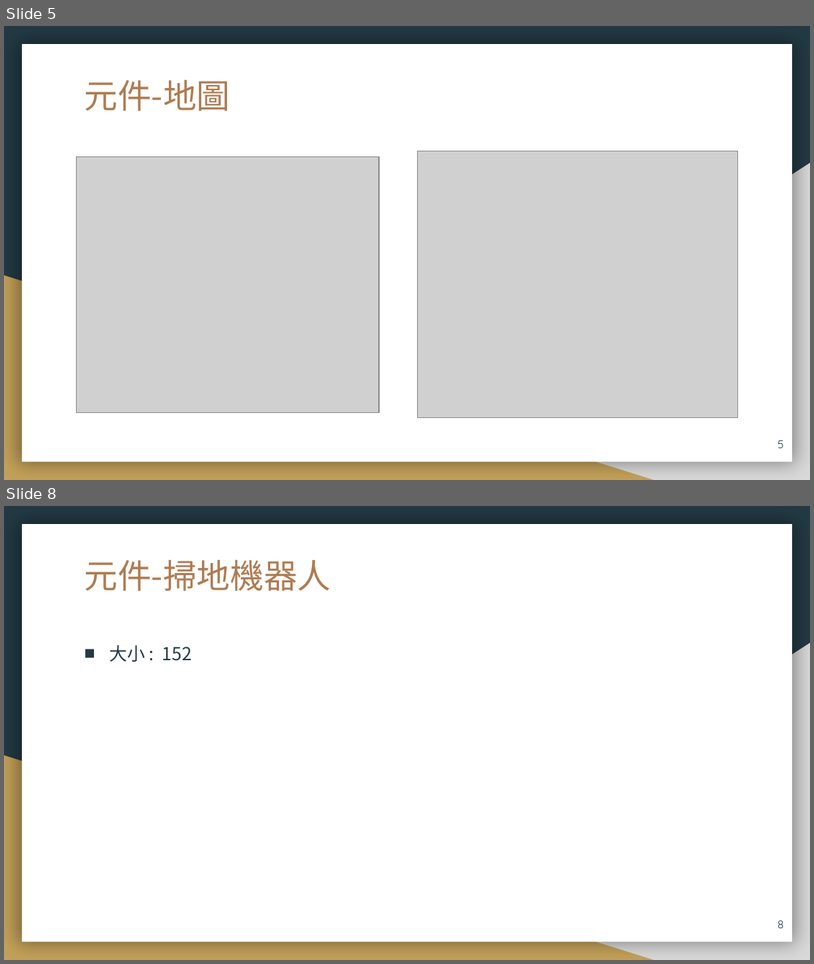
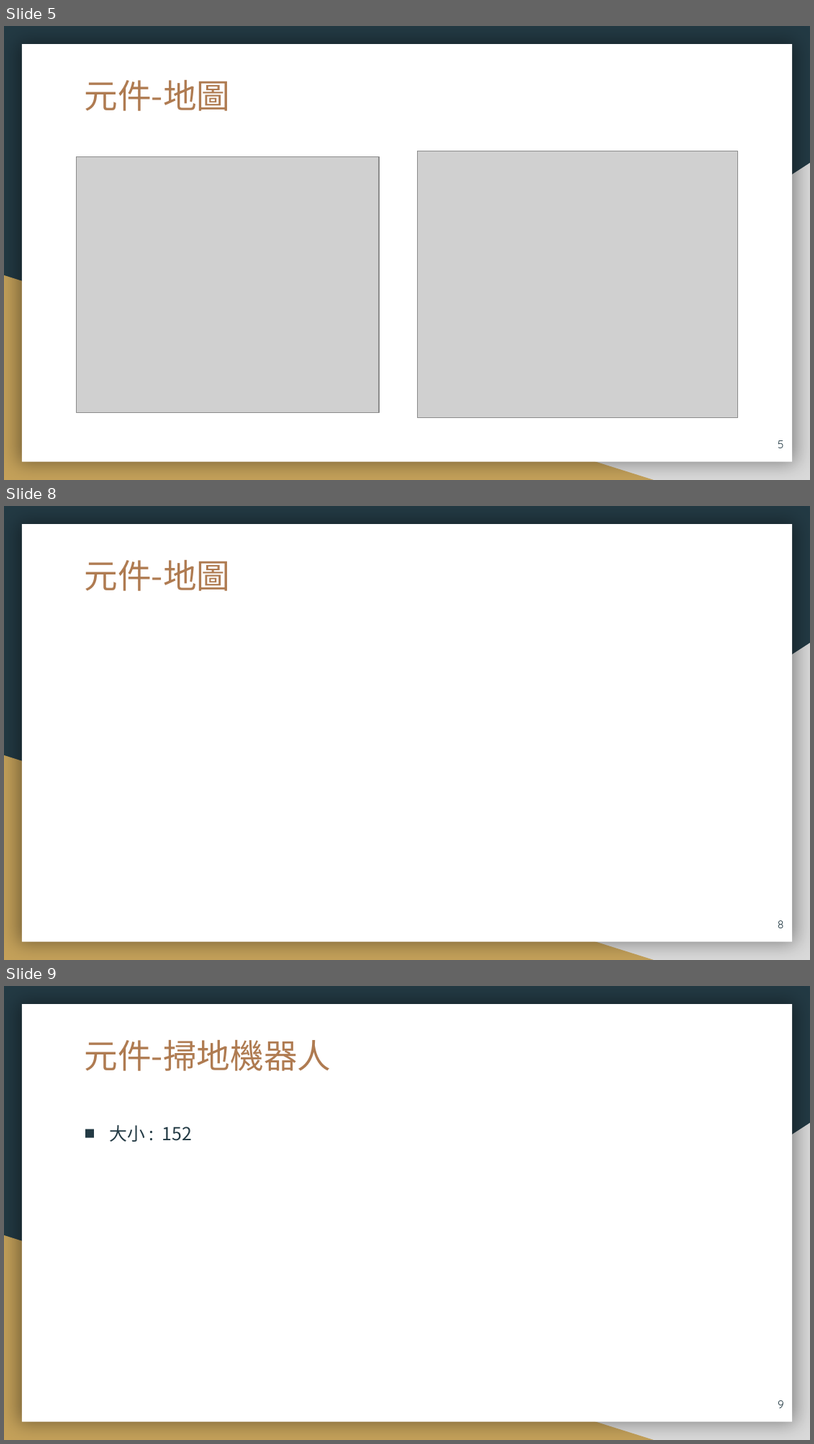
Before and after one commit to 106971001/AI, a slide deck: AI_Filnal_ppt.pptx. Shown one above the other, each under a label of ours: slides 5 and 8 before the commit, slides 5, 8 and 9 after it; the slides between them are not shown. The pictures are 814x964 and 814x1444 pixels, drawn with LibreOffice and Linux fonts; fonts in the diff are those of the drawing; grey boxes stand for pictures. Boxes give left, top, right and bottom in pixels: in the first picture for what was removed or moved away, otherwise in the second. Text is boxed around its words. In the diff, an @@ line names an element or a change of style, - is before the commit and + after.

```diff
--- a/AI_Filnal_ppt.pptx
+++ b/AI_Filnal_ppt.pptx
@@ slide 8 added at box(4, 506, 810, 960), background #233A44; not listed: 3 template elements that a slide beside it also shows @@
@@ title added at box(85, 560, 231, 591), 30 pt, text #AF7B51 @@
+元件-地圖
@@ page number added at box(778, 920, 784, 928), 10 pt, text #233A44 @@
+8
@@ what was slide 8 is now slide 9 @@
@@ page number at box(778, 1400, 784, 1408): text changed @@
-8
+9
```
Also in this commit, not shown: 3 slides changed, 1 other slide added, 5 other files.
